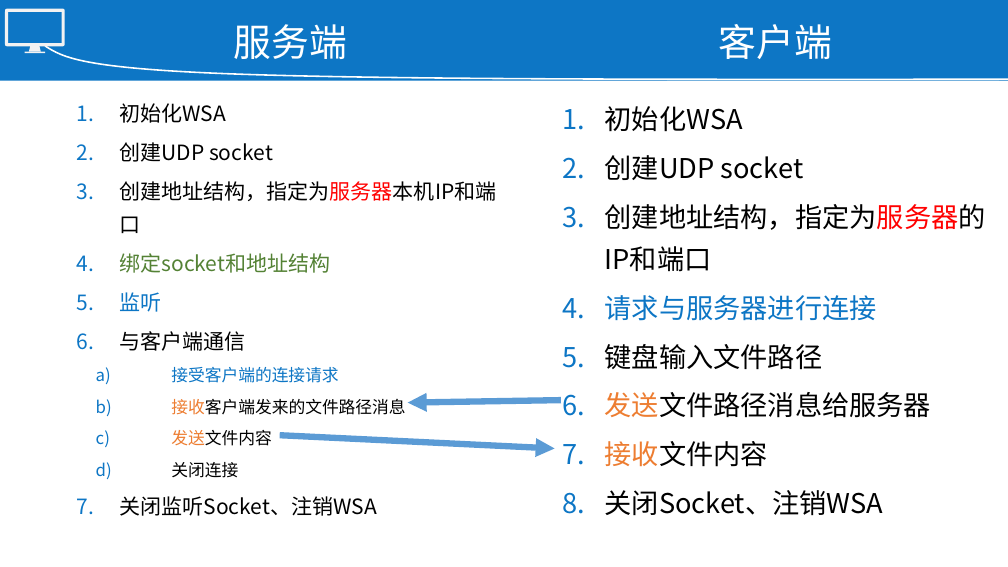
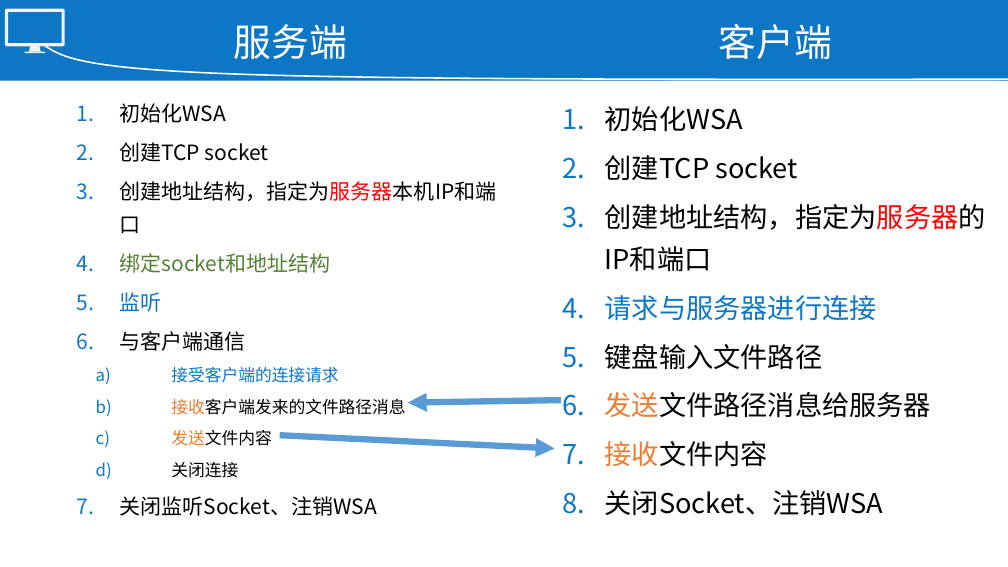
Before and after one commit to NeilKeats/SocketDemo, a slide deck: slide 9 of Windows/TCP套接字编程demo.pptx. Drawn at 1008x567 pixels with LibreOffice and Linux fonts; fonts in the diff are those of the drawing. Boxes give left, top, right and bottom in pixels: in the first picture for what was removed or moved away, otherwise in the second. Text is boxed around its words. In the diff, an @@ line names an element or a change of style, - is before the commit and + after.

```diff
--- a/Windows/TCP套接字编程demo.pptx
+++ b/Windows/TCP套接字编程demo.pptx
@@ text at [119,142,269,162]: text changed @@
-2. 创建UDP socket
+2. 创建TCP socket
@@ text at [605,155,798,180]: text changed @@
-2. 创建UDP socket
+2. 创建TCP socket
```
Also in this commit, not shown: 2 other files.
